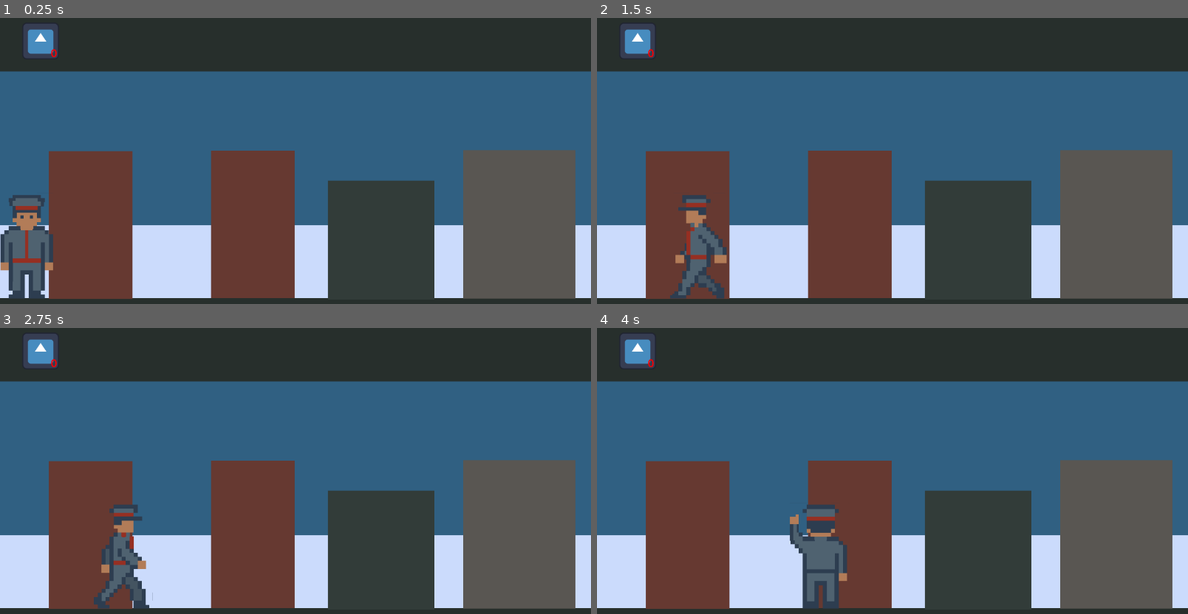
Above: before the commit, frames 1-4 (two rows, left to right).
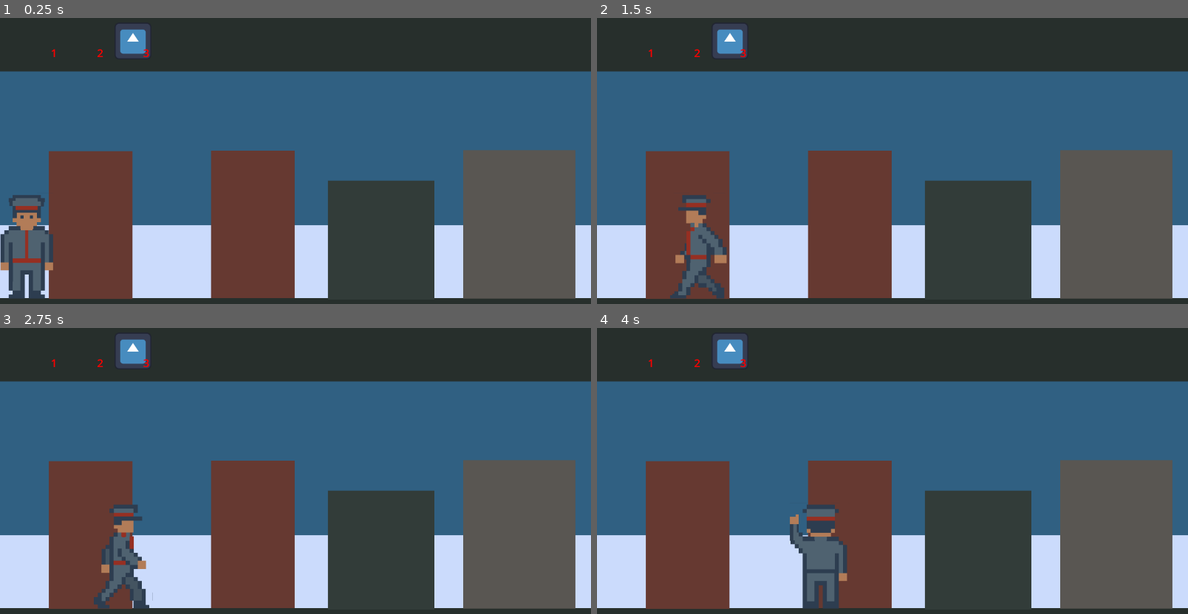
Above: after the commit, the same moments.

Repository: JoshuaWe1t/protocol-41
Game: Godot game, scene res://src/levels/sand_box/sand_box.tscn
The game is run twice, just before and just after one commit, with the same random seed, the same clock (stepped at 60 frames per second) and the same inputs. The engine's default icon, where the game draws it, is replaced by a stand-in: a white triangle on a blue panel in a dark square.
Inputs:
- Up to frame 1 (0.25 s): no input
- Up to frame 2 (1.5 s): tap Enter at 0.5 s; hold D (forward) 0.53-1.28 s; tap E (interact) at 0.6 s; hold A (backward) from 1.28 s (still down); tap 1 (item1) at 1.35 s
- Up to frame 3 (2.75 s): release A (backward) at 2.03 s; hold D (forward) from 2.03 s (still down); tap E (interact) at 2.1 s
- Up to frame 4 (4 s): tap 1 (item1) at 2.85 s; release D (forward) at 3.53 s; hold A (backward) from 3.53 s (still down); tap E (interact) at 3.6 s

The runs differ from the first frame. In frame 1, 1.4% of the frame differs, in the area x 4-26%, y 2-15%; in frame 2, 1.4%; in frame 3, 1.4%; in frame 4, 1.4%.
Error before the commit: Invalid call to function 'setup' in base 'Control (item_slot.gd)'. Expected 2 argument(s). (res://src/ui/hud.gd:40)
Error after the commit: Invalid access to property or key 'item_cooldowns' on a base object of type 'Node (global.gd)'. (res://src/ui/item_slot.gd:43)

Commit message:
feat(item_slot): Добавить логику срабатывания предмета

Diff:
--- a/src/ui/item_slot.gd
+++ b/src/ui/item_slot.gd
@@ -2,49 +2,77 @@
 
 @onready var item_icon: TextureRect = $ItemIcon
 @onready var cooldown_bar: TextureProgressBar = $ItemIcon/CooldownOverlay
-
+@onready var hotkey_label: Label = $ItemIcon/HotkeyText
 
 var max_charges: int = 3
 var current_charges: int = 3
-var is_on_cooldown: bool = false
+var item_id: int = 0
+var reload_time: float = 0.0
+
+# ДОБАВЛЕНО: Храним ссылку на оригинальный словарь предмета
+var item_data_ref: Dictionary
 
 func _ready() -> void:
 	Events.item_uses.connect(_on_item_uses)
 	Events.item_used.connect(_on_item_used)
 
+func setup(item_data: Dictionary) -> void:
+	# Сохраняем ссылку. Теперь любые изменения item_data_ref
+	# изменят данные в самом HUD!
+	item_data_ref = item_data
 
-func _on_item_uses(item_number: int) -> void:
-	pass
+	var tex_path = item_data.get("sprite_path", "")
+	var item_name: String
+	if tex_path != "":
+		var loaded_texture = load(tex_path)
+		item_icon.texture = loaded_texture
+		cooldown_bar.texture_progress = loaded_texture
+		cooldown_bar.tint_progress = Color(0, 0, 0, 0.5)
 
+	max_charges = item_data.get("total_charges_cnt", 1)
+	# Берем текущие заряды из словаря (на случай, если они уже потрачены)
+	current_charges = item_data.get("current_charges_cnt", max_charges)
+
+	item_id = item_data.get("hot_key", 1)
+	hotkey_label.text = str(item_id)
+	reload_time = item_data.get("reload_duration", 0.0)
+
+	item_name = item_data.get("name", "")
+
+	# ДОБАВЛЕНО: Регистрируем статус предмета в Global
+	Global.item_cooldowns[item_id] = false
+	Global.item_charges[item_id] = current_charges
+	Global.item_names[item_id] = item_name
 
 func _on_item_used(item_number: int) -> void:
-	pass
+	if item_number == item_id:
+		if current_charges > 0 and not Global.item_cooldowns.get(item_id, false):
+			# 1. Отнимаем заряд
+			current_charges -= 1
 
+			# 2. ОБНОВЛЯЕМ ОРИГИНАЛЬНУЮ СТРУКТУРУ!
+			item_data_ref["current_charges_cnt"] = current_charges
 
-# Вызывай эту функцию при старте игры, чтобы настроить слот
-func setup(texture: Texture2D, charges: int) -> void:
-	item_icon.texture = texture
-	max_charges = charges
-	current_charges = charges
+			# 3. Обновляем глобальный статус для игрока
+			Global.item_charges[item_id] = current_charges
 
-
-# Вызывай эту функцию, когда игрок нажимает 1, 2 или 3
-func use_item(item_number: int, cooldown_time: float) -> void:
-	print("item_slot.use_item.item_number: ", item_number)
-	if current_charges > 0 and not is_on_cooldown:
-		current_charges -= 1
-		_start_cooldown(cooldown_time)
-		print("Предмет использован!")
-	elif current_charges <= 0:
-		print("Нет зарядов!")
-
+			_start_cooldown(reload_time)
 
 func _start_cooldown(time: float) -> void:
-	is_on_cooldown = true
+	if time <= 0:
+		return
+
+	# Блокируем использование глобально
+	Global.item_cooldowns[item_id] = true
 	cooldown_bar.max_value = time
 	cooldown_bar.value = time
 
 	var tween = create_tween()
 	tween.tween_property(cooldown_bar, "value", 0.0, time)
 
-	tween.finished.connect(func(): is_on_cooldown = false)
+	# Когда анимация закончится — снимаем блокировку
+	tween.finished.connect(func(): Global.item_cooldowns[item_id] = false)
+
+
+func _on_item_uses():
+	pass
